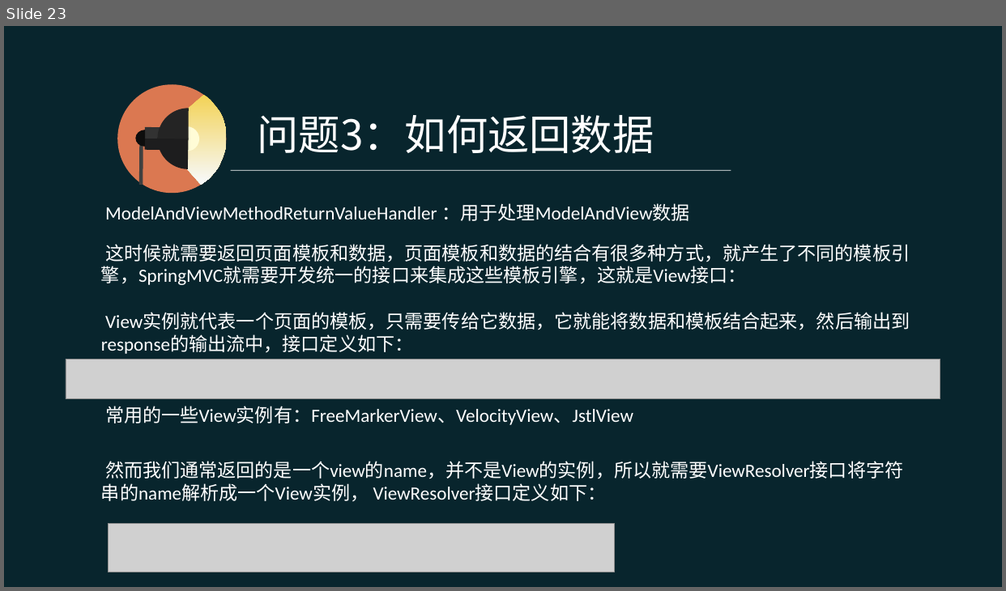
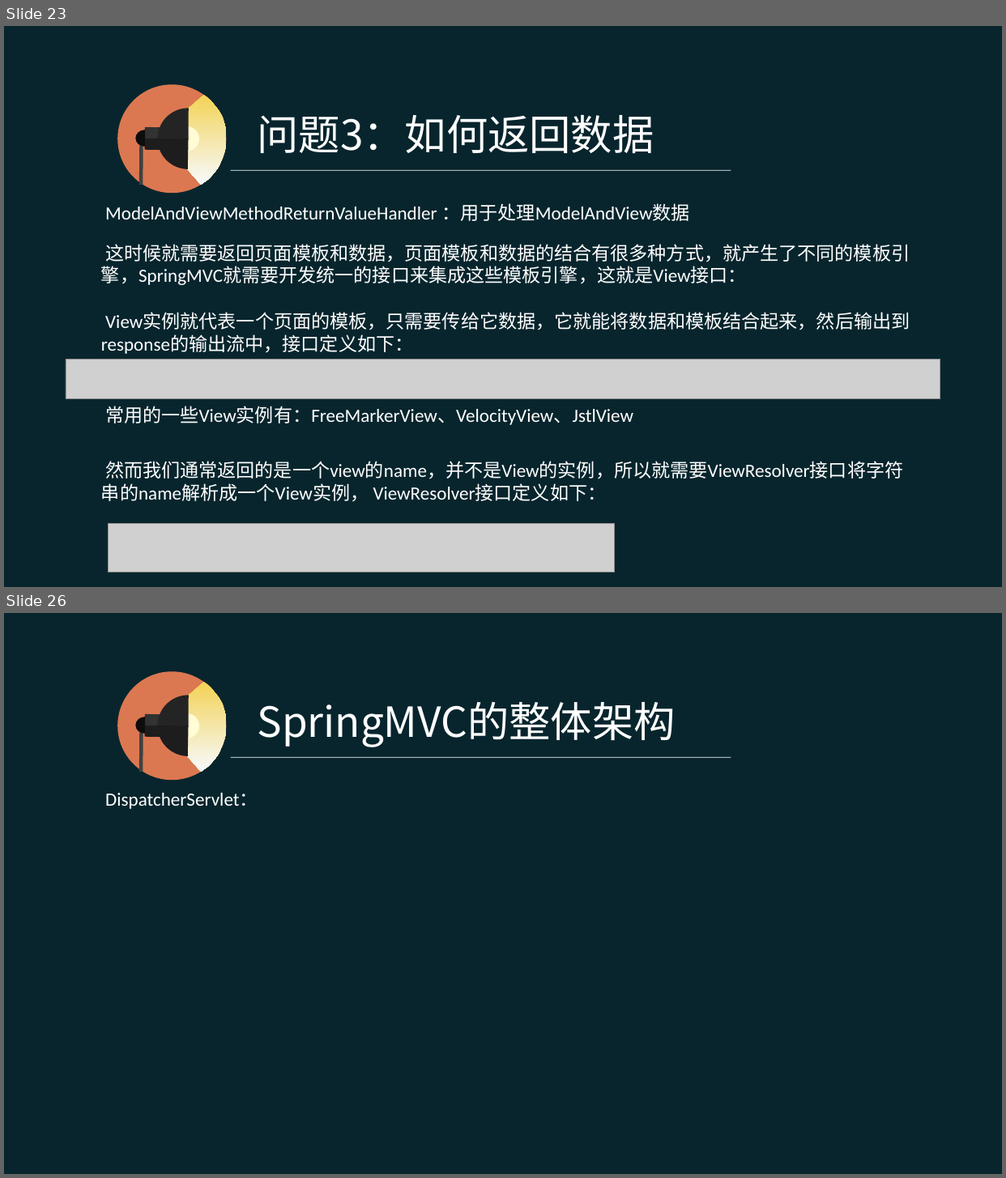
Before and after one commit to pingpangkuangmo/blog, a slide deck: 2015-4/SpringMVC的设计分享.ppt. Shown one above the other, each under a label of ours: slide 23 before the commit, slides 23 and 26 after it; the slides between them are not shown. The pictures are 1006x591 and 1006x1178 pixels, drawn with LibreOffice and Linux fonts; fonts in the diff are those of the drawing; grey boxes stand for pictures. Boxes give left, top, right and bottom in pixels: in the first picture for what was removed or moved away, otherwise in the second. Text is boxed around its words. In the diff, an @@ line names an element or a change of style, - is before the commit and + after.

Commit message:
SpringMVC ppt进行中

```diff
--- a/2015-4/SpringMVC的设计分享.ppt
+++ b/2015-4/SpringMVC的设计分享.ppt
@@ slide 26 added at (x1=4, y1=613, x2=1002, y2=1174), background #08252D @@
@@ text added at (x1=258, y1=702, x2=675, y2=747), 40 pt, text #FFFFFF @@
+SpringMVC的整体架构
@@ group added at (x1=117, y1=671, x2=227, y2=781): 5 freeform shapes, 2 rectangles, 1 ellipse, 1 line @@
@@ line added from (231, 757) to (731, 757), #FFFFFF 0.51 pt @@
@@ text added at (x1=105, y1=793, x2=258, y2=809), 18 pt, text #FFFFFF @@
+DispatcherServlet：
```
Also in this commit, not shown: 22 other slides changed, 2 other slides added.
